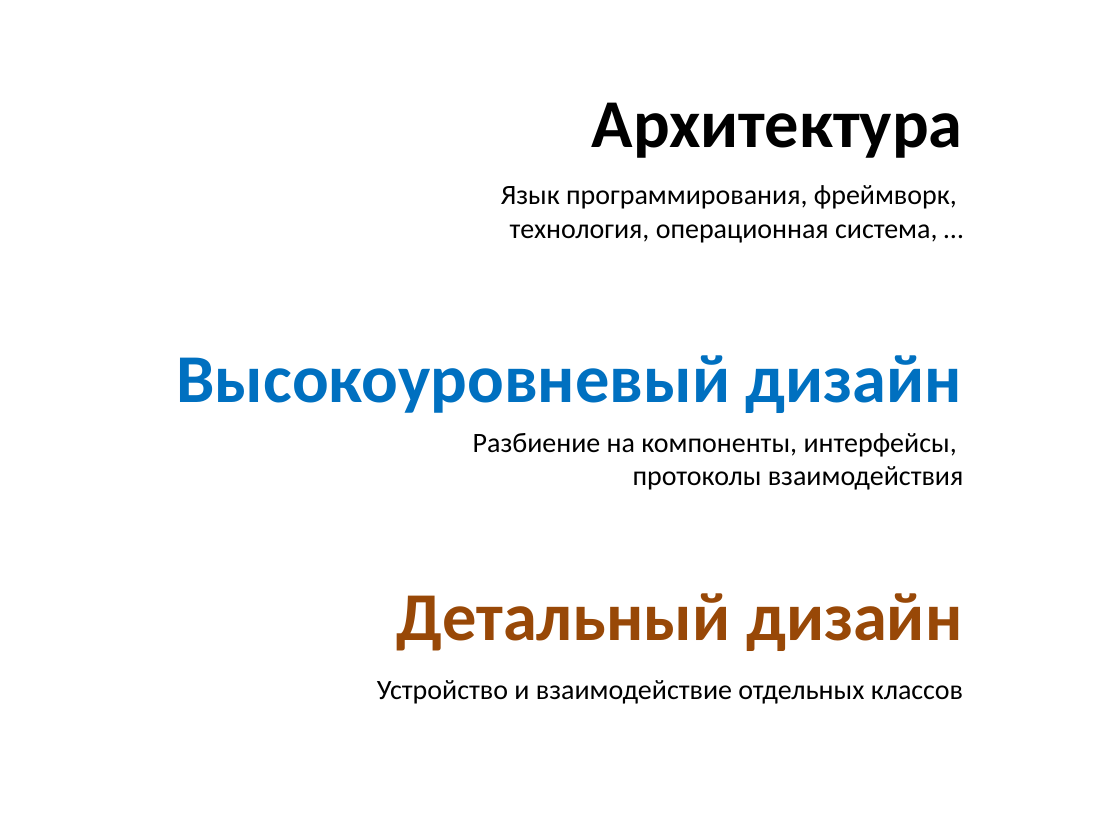
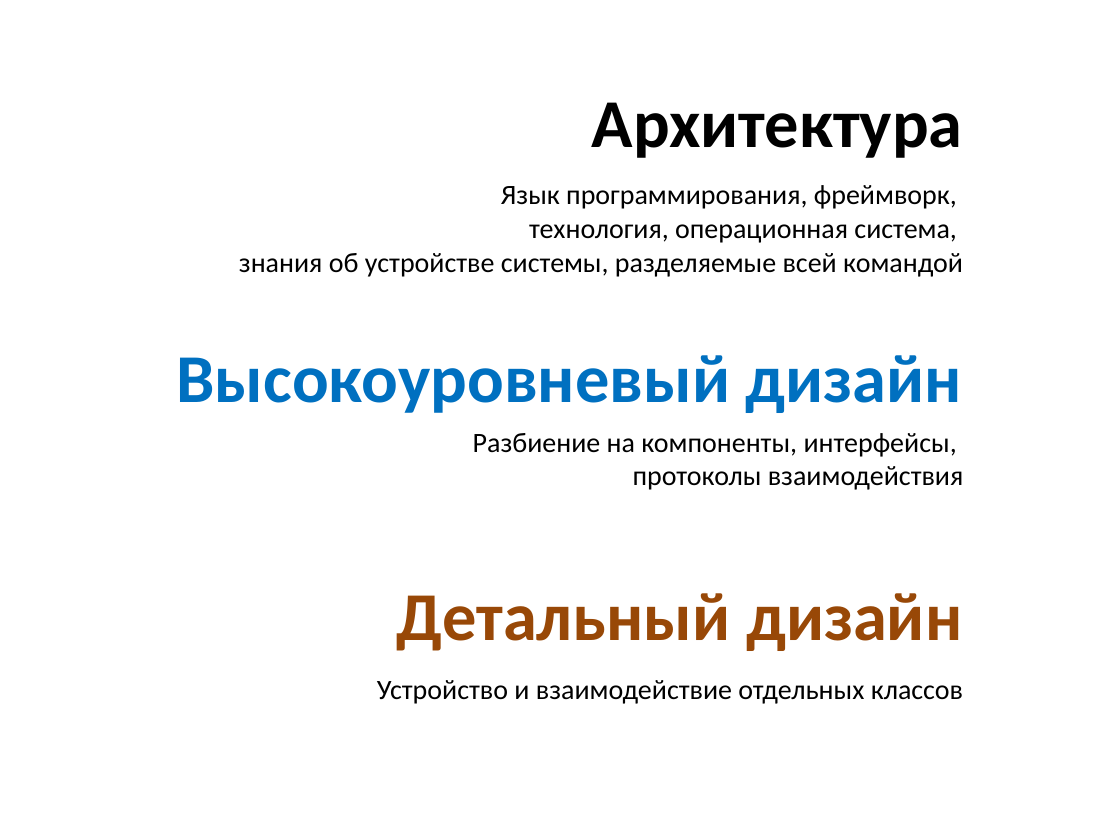
Before and after one commit to kontur-edu/2013, a slide deck: slide 2 of CodeDesign/Проектирование @ КрешКурс2013.pptx. Drawn at 1120x840 pixels with LibreOffice and Linux fonts; fonts in the diff are those of the drawing. Boxes give left, top, right and bottom in pixels: in the first picture for what was removed or moved away, otherwise in the second. Text is boxed around its words. In the diff, an @@ line names an element or a change of style, - is before the commit and + after.

```diff
--- a/CodeDesign/Проектирование @ КрешКурс2013.pptx
+++ b/CodeDesign/Проектирование @ КрешКурс2013.pptx
@@ text at box(239, 185, 963, 277): text changed @@
-Язык программирования, фреймворк,
-технология, операционная система, …
+Язык программирования, фреймворк,
+технология, операционная система,
+знания об устройстве системы, разделяемые всей командой
```
Also in this commit, not shown: 11 other slides changed, 6 slides added, 45 slides removed.
